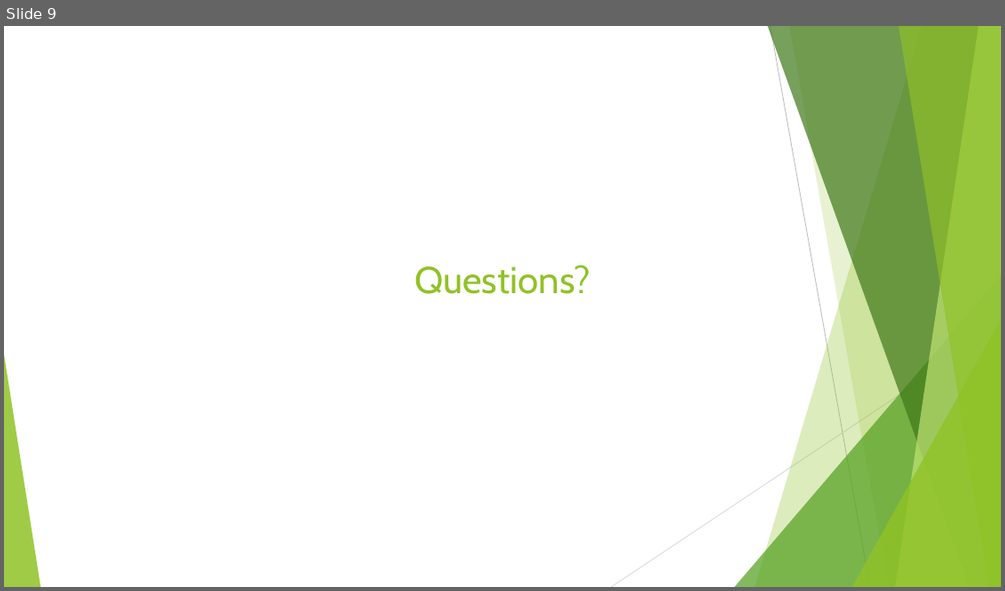
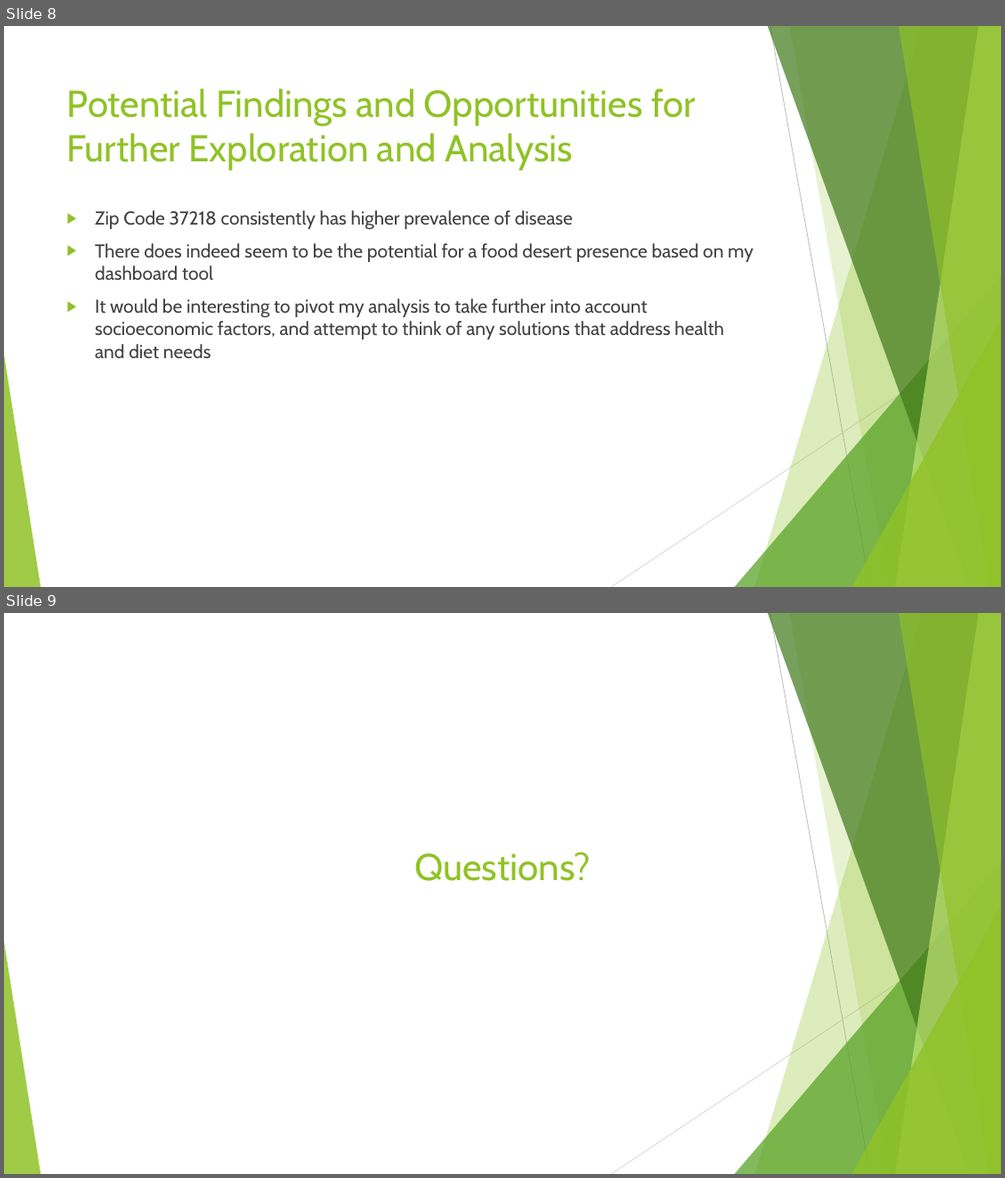
Before and after one commit to latestnight/capstone, a slide deck: food_desert_pp.pptx. Shown one above the other, each under a label of ours: slide 9 before the commit, slides 8 and 9 after it. The pictures are 1005x591 and 1005x1178 pixels, drawn with LibreOffice and Linux fonts; fonts in the diff are those of the drawing. Boxes give left, top, right and bottom in pixels: in the first picture for what was removed or moved away, otherwise in the second. Text is boxed around its words. In the diff, an @@ line names an element or a change of style, - is before the commit and + after.

```diff
--- a/food_desert_pp.pptx
+++ b/food_desert_pp.pptx
@@ slide 8 added at <box>4,26,1001,587</box>, background #FFFFFF; not listed: 10 template elements that a slide beside it also shows @@
@@ title added at <box>67,88,696,170</box>, 36 pt, text #90C226 @@
+Potential Findings and Opportunities for Further Exploration and Analysis
@@ text added at <box>95,210,753,358</box>, 18 pt, text #404040 @@
+▶ Zip Code 37218 consistently has higher prevalence of disease
+▶ There does indeed seem to be the potential for a food desert presence based on my dashboard tool
+▶ It would be interesting to pivot my analysis to take further into account socioeconomic factors, and attempt to think of any solutions that address health and diet needs
```
Also in this commit, not shown: 1 slide changed, 1 other slide added, 2 slides removed, 4 other files.
